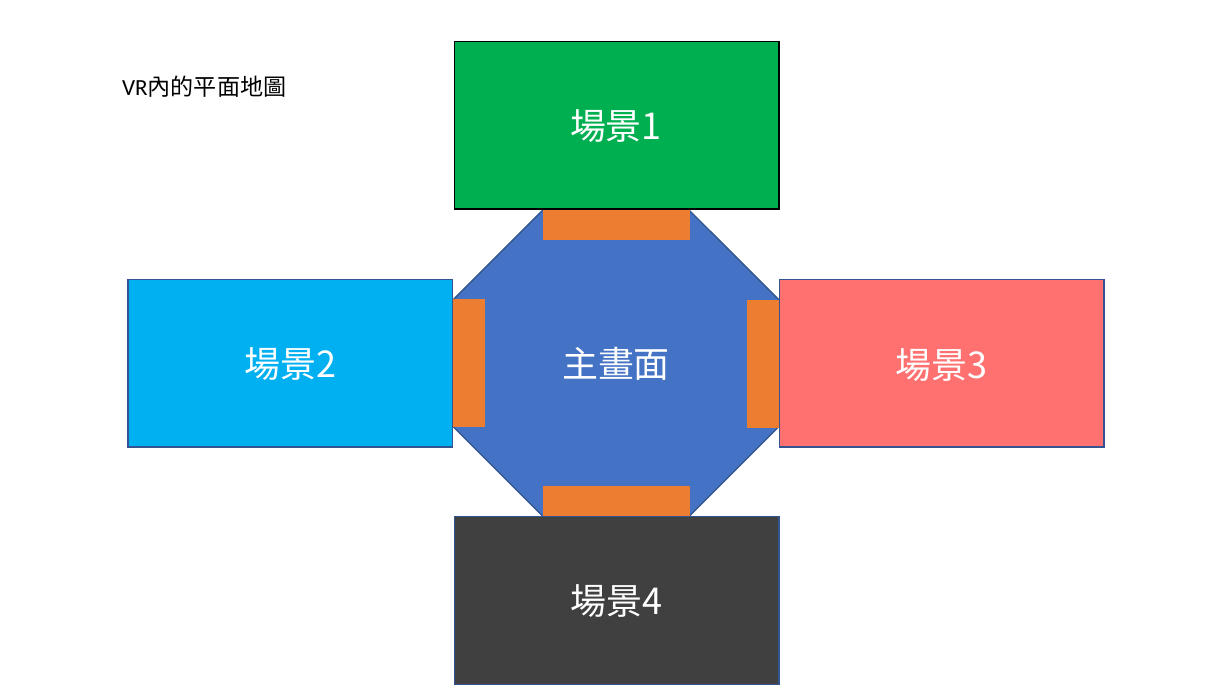
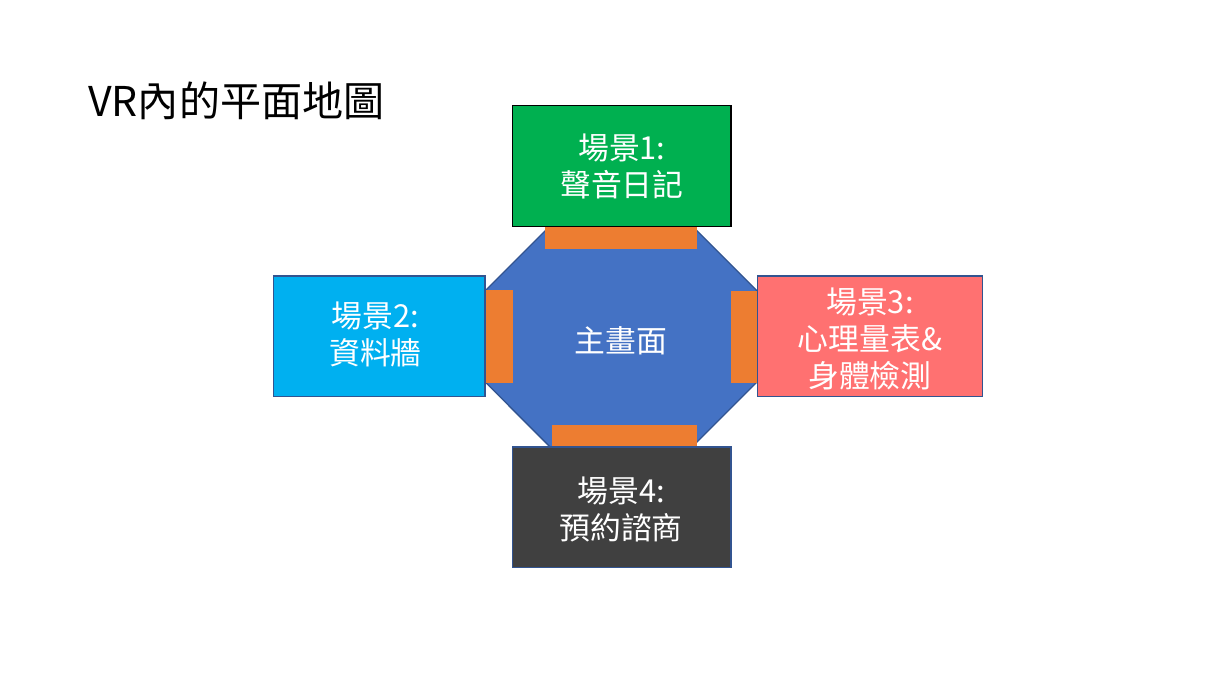
Before and after one commit to StevenShih-0402/Plan, a slide deck: slide 2 of media/image/心橋/心橋-平面圖.pptx. Drawn at 1232x693 pixels with LibreOffice and Linux fonts; fonts in the diff are those of the drawing. Boxes give left, top, right and bottom in pixels: in the first picture for what was removed or moved away, otherwise in the second. Text is boxed around its words. In the diff, an @@ line names an element or a change of style, - is before the commit and + after.

```diff
--- a/media/image/心橋/心橋-平面圖.pptx
+++ b/media/image/心橋/心橋-平面圖.pptx
@@ text "VR內的平面地圖": place and size @@
-text "VR內的平面地圖" at (122, 76, 286, 97)
+text "VR內的平面地圖" at (88, 81, 384, 120)
@@ text "VR內的平面地圖" at (88, 81, 384, 120): size 18 to 32 pt, font Calibri to Noto Sans CJK JP @@
@@ rectangle: place and size @@
-rectangle at (455, 42, 780, 210)
+rectangle at (513, 106, 731, 227)
@@ text at (560, 133, 683, 199): text changed; size 28 to 24 pt @@
-場景1
+場景1:
+聲音日記
@@ octagon: place and size @@
-octagon at (454, 209, 779, 518)
+octagon at (486, 226, 757, 447)
@@ rectangle: place and size @@
-rectangle at (543, 209, 689, 239)
+rectangle at (545, 226, 697, 249)
@@ rectangle: place and size @@
-rectangle at (128, 279, 453, 447)
+rectangle at (274, 276, 485, 397)
@@ rectangle: place and size @@
-rectangle at (454, 300, 484, 427)
+rectangle at (486, 290, 513, 382)
@@ rectangle: place and size @@
-rectangle at (749, 300, 779, 427)
+rectangle at (732, 292, 757, 383)
@@ rectangle: place and size @@
-rectangle at (779, 279, 1104, 447)
+rectangle at (757, 276, 982, 397)
@@ text at (798, 287, 942, 390): text changed; size 28 to 24 pt @@
-場景3
+場景3:
+心理量表&身體檢測
@@ text at (329, 301, 421, 367): text changed; size 28 to 24 pt @@
-場景2
+場景2:
+資料牆
@@ text "主畫面": place and size @@
-text "主畫面" at (562, 346, 670, 380)
+text "主畫面" at (575, 326, 667, 355)
@@ text "主畫面" at (575, 326, 667, 355): size 28 to 24 pt @@
@@ rectangle: place and size @@
-rectangle at (455, 517, 780, 685)
+rectangle at (513, 447, 731, 568)
@@ rectangle: place and size @@
-rectangle at (543, 487, 689, 518)
+rectangle at (553, 426, 697, 447)
@@ text at (559, 476, 682, 542): text changed; size 28 to 24 pt @@
-場景4
+場景4:
+預約諮商
```
Also in this commit, not shown: 2 other slides changed, 6 slides added, 7 slides removed, 20 other files.
